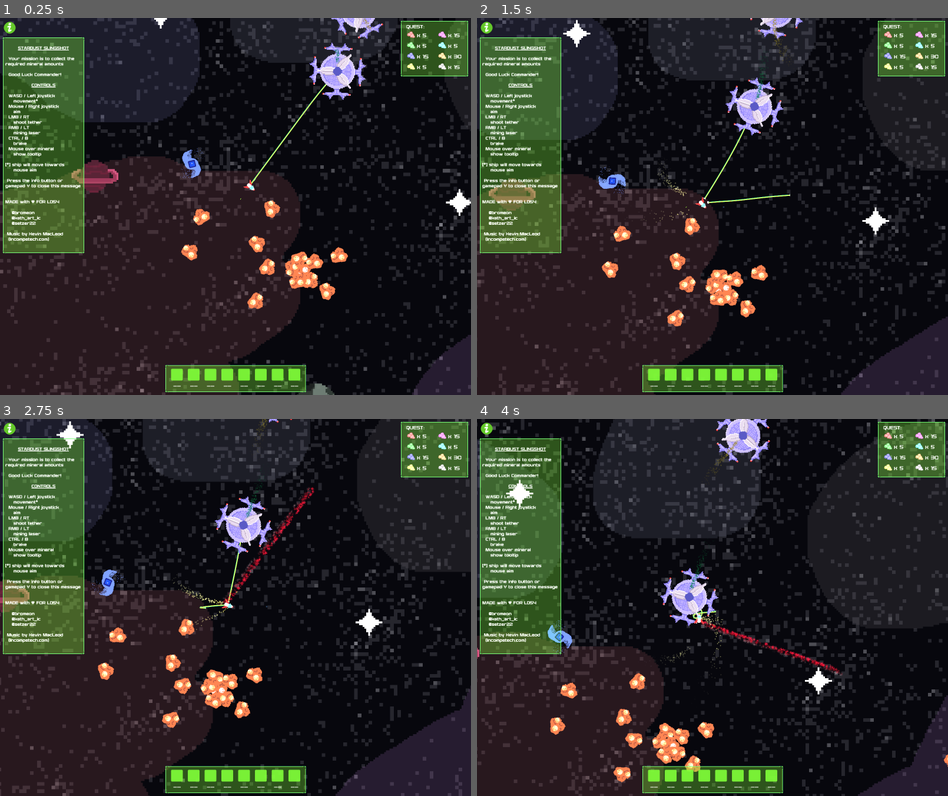
Above: before the commit, frames 1-4 (two rows, left to right).
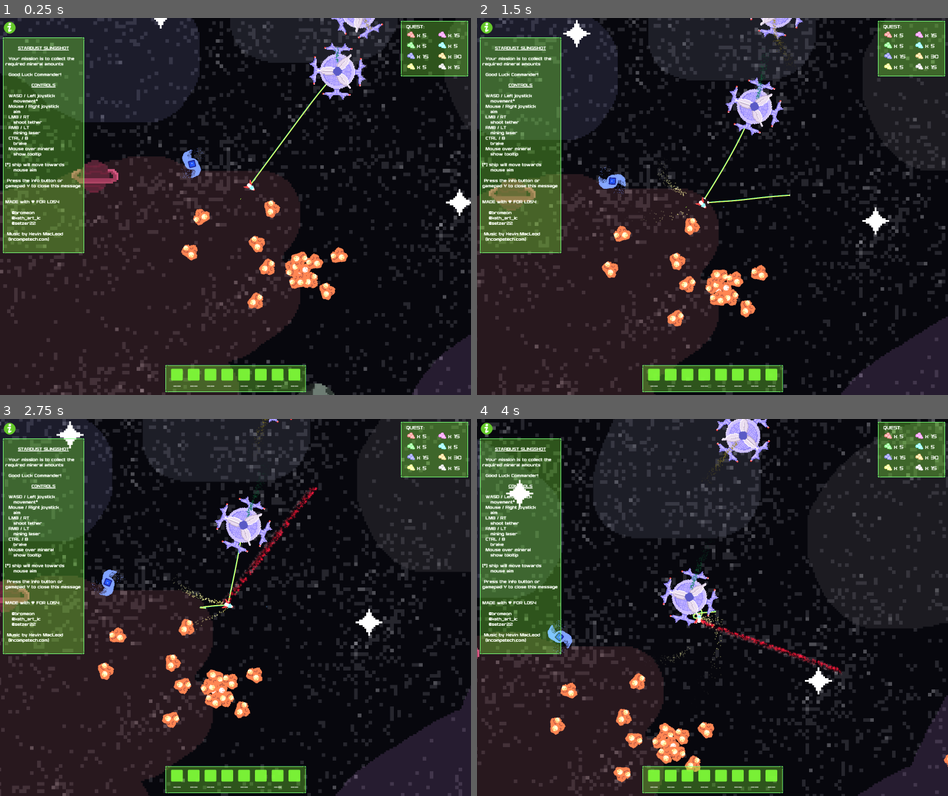
Above: after the commit, the same moments.

Repository: Bromeon/LudumDare54
Game: Godot game, scene res://Scenes/GameViewport/GameViewport.tscn
Two runs of this game, one before a commit and one after it. Both use one fixed random seed, a clock stepped at 60 frames per second and the inputs below. The engine's default icon, where the game draws it, is replaced by a stand-in: a white triangle on a blue panel in a dark square.
Inputs (mouse positions are in pixels of both pictures, inside the frame that each line leads up to):
- Up to frame 1 (0.25 s): no input
- Up to frame 2 (1.5 s): move the mouse to (816, 187) at 0.52 s; hold D (Right) 0.53-1.28 s; hold Right mouse button (ShootLaser) 0.53-1.28 s; click (816, 187) at 0.67 s; move the mouse to (618, 225) at 1.27 s; hold Ctrl (Brake) from 1.28 s (still down); tap Space (ShootTether) at 1.35 s
- Up to frame 3 (2.75 s): move the mouse to (282, 524) at 2.02 s; release Ctrl (Brake) at 2.03 s; hold D (Right) from 2.03 s (still down); hold Right mouse button (ShootLaser) from 2.03 s (still down)
- Up to frame 4 (4 s): move the mouse to (688, 682) at 2.77 s; release D (Right) at 2.78 s; release Right mouse button (ShootLaser) at 2.78 s; hold W (Up) 2.78-3.53 s; tap Space (ShootTether) at 2.85 s; click (688, 682) at 2.92 s; move the mouse to (853, 664) at 3.52 s; hold A (Left) from 3.53 s (still down); hold Right mouse button (ShootLaser) from 3.53 s (still down)

The runs differ from the first frame. In frame 1, less than 0.1% of the frame differs, in the area x 71-80%, y 0-13%; in frame 2, less than 0.1%; in frame 3, 0.5%, in the area x 46-68%, y 0-50%; in frame 4, 0.5%.

Commit message:
Laser particle system warmup

Diff:
--- a/Scenes/PlayerShip/Laser.gd
+++ b/Scenes/PlayerShip/Laser.gd
@@ -10,6 +10,7 @@
 @onready var impact := $Impact
 @onready var impact_material: ParticleProcessMaterial = $Impact.process_material
 
+var ticks = 0
 
 func deactivate():
 	beam.emitting = false
@@ -26,14 +27,24 @@
 	if not $SFX.playing:
 		$SFX.playing = true
 
+
+# Fun workaround: on Web, particle system takes time to initialize. So pre-warm it
+func warmup():
+	activate(Vector2(0, 0), Vector2(100, 0), true)
+	await get_tree().process_frame
+	deactivate()
+
 func _ready():
 	beam.top_level = true
 	impact.top_level = true
 
 func _process(delta):
-	if beam.emitting:
-		queue_redraw() # only needed if _draw() active
-	else:
+	# not in ready(), because process_frame waits for NEXT frame, so we need 2
+	if ticks == 0:
+		warmup()
+	ticks += 1
+
+	if not beam.emitting:
 		return
 
 #	print("beam_len: ", beam_length, "   box:  ", beam_material.emission_box_extents)
